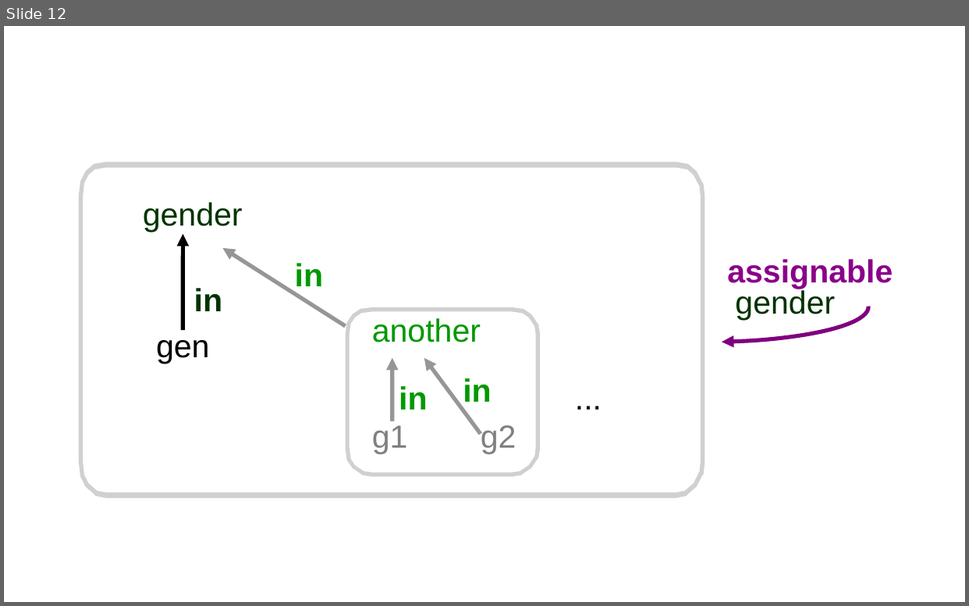
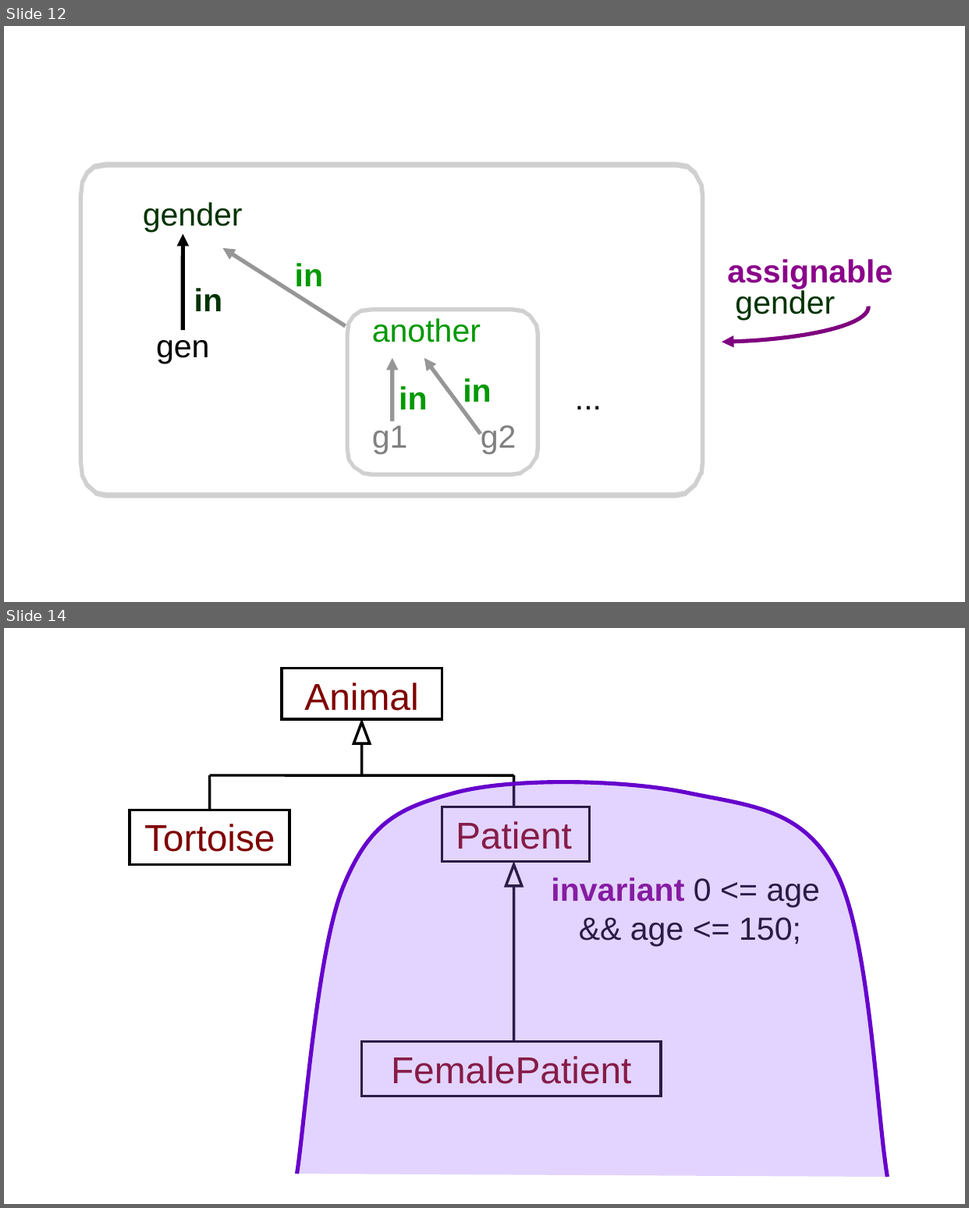
Before and after one commit to kiniry/Mobius, a slide deck: src/escjava/trunk/ESCTools/slides/CAV2007Tutorial/new-diagrams.ppt. Shown one above the other, each under a label of ours: slide 12 before the commit, slides 12 and 14 after it; the slides between them are not shown. The pictures are 969x606 and 969x1208 pixels, drawn with LibreOffice and Linux fonts; fonts in the diff are those of the drawing; grey boxes stand for pictures; background and template pictures are left out. Boxes give left, top, right and bottom in pixels: in the first picture for what was removed or moved away, otherwise in the second. Text is boxed around its words. In the diff, an @@ line names an element or a change of style, - is before the commit and + after.

```diff
--- a/src/escjava/trunk/ESCTools/slides/CAV2007Tutorial/new-diagrams.ppt
+++ b/src/escjava/trunk/ESCTools/slides/CAV2007Tutorial/new-diagrams.ppt
@@ slide 14 added at (4, 628, 965, 1204), background #FFFFFF @@
@@ rectangle added at (282, 669, 442, 719), outline #000000 2.01 pt @@
@@ text added at (304, 683, 418, 711), 28 pt, text #7F0000 @@
+Animal
@@ triangle added at (353, 722, 370, 743), outline #000000 2.01 pt @@
@@ line added from (361, 775) to (361, 743), #000000 2.01 pt @@
@@ line added from (210, 775) to (210, 811), #000000 2.01 pt @@
@@ line added from (210, 775) to (514, 775), #000000 2.01 pt @@
@@ freeform shape added at (297, 778, 887, 1178), fill #9966FF at 28% opacity, outline #6600CC 3 pt @@
@@ line added from (514, 807) to (514, 775), #000000 2.01 pt @@
@@ rectangle added at (130, 811, 290, 865), outline #000000 2.01 pt @@
@@ rectangle added at (442, 807, 591, 861), outline #000000 2.01 pt @@
@@ text added at (144, 824, 275, 852), 28 pt, text #7F0000 @@
+Tortoise
@@ text added at (456, 821, 572, 850), 28 pt, text #7F0000 @@
+Patient
@@ triangle added at (506, 865, 522, 886), outline #000000 2.01 pt @@
@@ text added at (551, 878, 821, 946), 24 pt, text #000000 @@
+invariant 0 <= age
+&& age <= 150;
@@ line added from (514, 1042) to (514, 886), #000000 2.01 pt @@
@@ rectangle added at (361, 1042, 660, 1097), outline #000000 2.01 pt @@
@@ text added at (391, 1056, 632, 1084), 28 pt, text #7F0000 @@
+FemalePatient
```
Also in this commit, not shown: 2 slides changed, 13 other slides added, 20 other files.
